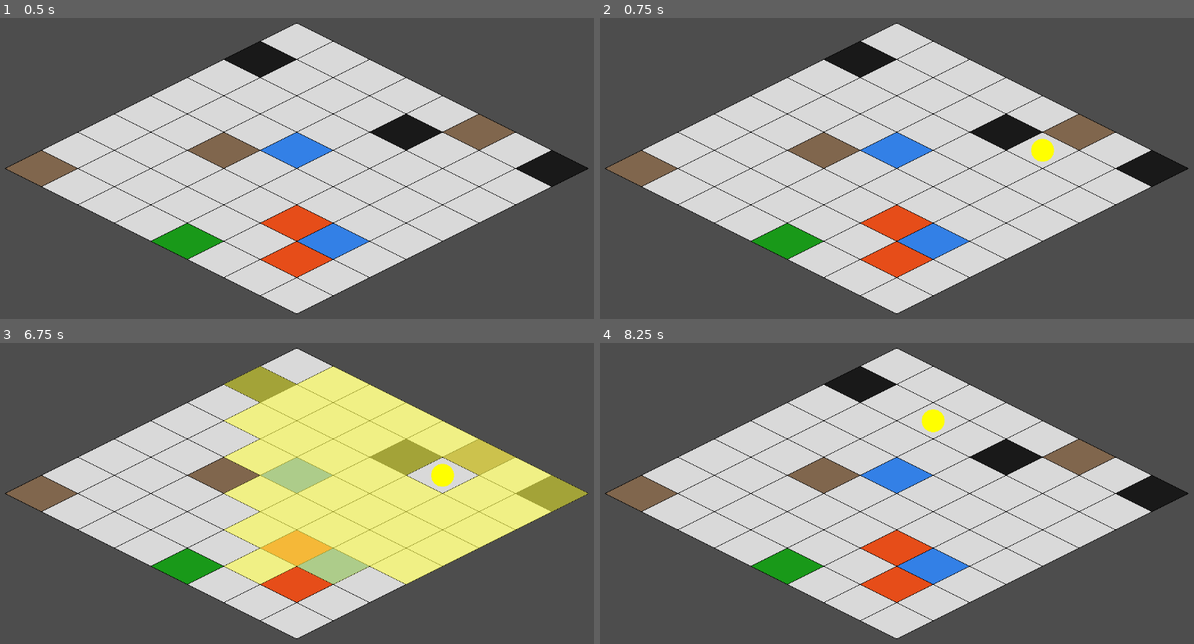
Above: before the commit, frames 1-4 (two rows, left to right).
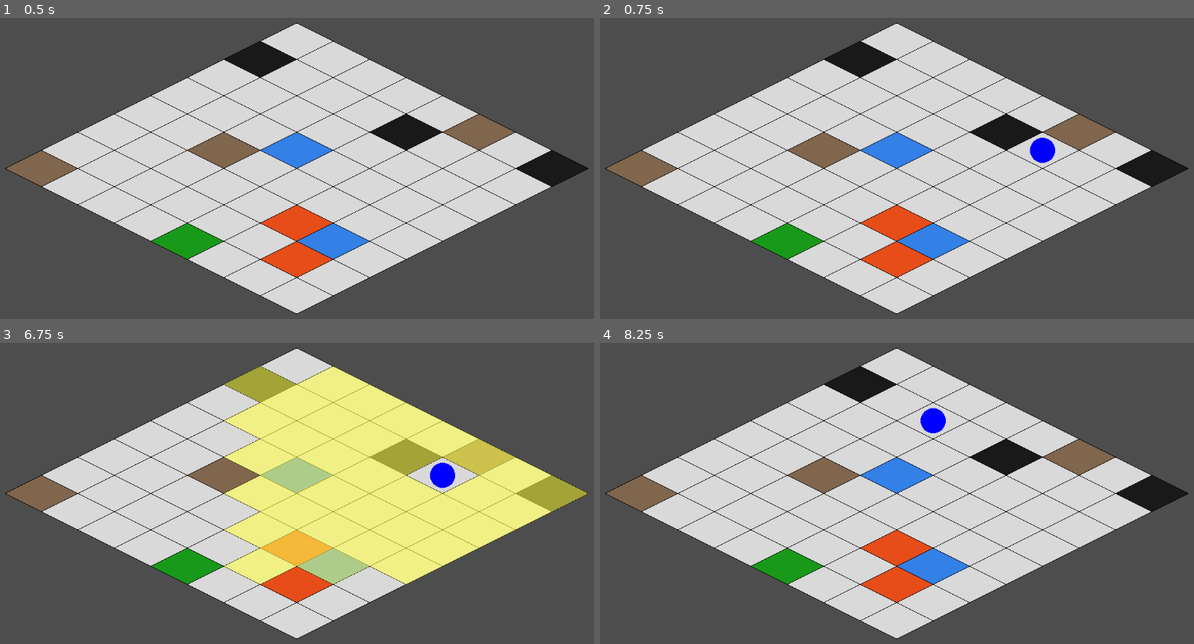
Above: after the commit, the same moments.

Repository: Brsa-Dev/ChessGame
Game: Godot game, scene res://main.tscn
The game is run twice, just before and just after one commit, with the same random seed, the same clock (stepped at 60 frames per second) and the same inputs.
Inputs (mouse positions are in pixels of both pictures, inside the frame that each line leads up to):
- Up to frame 1 (0.5 s): no input
- Up to frame 2 (0.75 s): tap Enter at 0.5 s; move the mouse to (1027, 150) at 0.52 s; click (1027, 150) at 0.67 s
- Up to frame 3 (6.75 s): tap Space at 1.25, 2.75, 4.25 s; move the mouse to (154, 511) at 1.27 s; click (154, 511) at 1.42 s; tap Enter at 2, 3.5 s; move the mouse to (350, 412) at 2.02 s; click (350, 412) at 2.17 s; move the mouse to (249, 565) at 2.77 s; click (249, 565) at 2.92 s; move the mouse to (481, 547) at 3.52 s; click (481, 547) at 3.67 s; move the mouse to (83, 439) at 4.27 s; click (83, 439) at 4.42 s; move the mouse to (314, 493) at 5.02 s; click (314, 493) at 5.17 s; move the mouse to (184, 400) at 5.77 s; click (184, 400) at 5.92 s; move the mouse to (427, 475) at 6.52 s; click (427, 475) at 6.67 s
- Up to frame 4 (8.25 s): move the mouse to (754, 511) at 7.27 s; click (754, 511) at 7.42 s; move the mouse to (950, 412) at 8.02 s; click (950, 412) at 8.17 s

Frame 1 is identical in both runs. In frame 2, 0.3% of the frame differs, in the area x 72-77%, y 39-49%; in frame 3, 0.3%; in frame 4, 0.3%, in the area x 53-59%, y 21-30%.

Commit message:
KAN-5 fix: push Claude

Diff:
--- a/chess-game/main.gd
+++ b/chess-game/main.gd
@@ -2,13 +2,26 @@
 
 @onready var board = $Board
 @onready var renderer = $Renderer
-@onready var joueur = $Joueur
+@onready var joueur1 = $Joueur1
+@onready var joueur2 = $Joueur2
+@onready var tour_manager = $TourManager
 
 var joueur_selectionne: bool = false
 
 func _ready():
+	# Connexion board → renderer
 	renderer.board = board
-	renderer.joueur = joueur
+
+	# On donne les deux joueurs au renderer
+	renderer.joueurs = [joueur1, joueur2]
+
+	# On donne les deux joueurs au tour_manager
+	tour_manager.initialiser([joueur1, joueur2])
+
+	# On assigne immédiatement le joueur actif au renderer
+	# AVANT le premier queue_redraw() pour éviter le crash
+	renderer.joueur_actif = tour_manager.get_joueur_actif()
+
 	renderer.queue_redraw()
 	print("Main prêt !")
 
@@ -16,47 +29,55 @@
 	if event is InputEventMouseButton and event.pressed:
 		var cell = renderer.screen_to_grid(event.position)
 
-		# Clic en dehors du plateau → on désélectionne le joueur
+		# On récupère le joueur dont c'est le tour
+		var joueur_actif = tour_manager.get_joueur_actif()
+
+		# Clic en dehors du plateau → désélection
 		if cell.x < 0 or cell.x >= 8 or cell.y < 0 or cell.y >= 8:
 			if joueur_selectionne:
 				joueur_selectionne = false
-				print("Joueur désélectionné")
 				renderer.joueur_selectionne = joueur_selectionne
 				renderer.queue_redraw()
 			return
 
-		# Cas 1 : le joueur n'est pas encore placé → on le place
-		if not joueur.est_place:
-			joueur.placer(cell.x, cell.y)
+		# Cas 1 : le joueur actif n'est pas encore placé → on le place
+		if not joueur_actif.est_place:
+			joueur_actif.placer(cell.x, cell.y)
 			print("Joueur placé en (", cell.x, ", ", cell.y, ")")
 
-		# Cas 2 : le joueur est placé mais pas sélectionné
+		# Cas 2 : placé mais pas sélectionné
 		elif not joueur_selectionne:
-			if cell.x == joueur.grid_x and cell.y == joueur.grid_y:
-				# On vérifie les PM avant de sélectionner
-				if joueur.peut_se_deplacer():
+			if cell.x == joueur_actif.grid_x and cell.y == joueur_actif.grid_y:
+				if joueur_actif.peut_se_deplacer():
 					joueur_selectionne = true
-					print("Joueur sélectionné — PM restants : ", joueur.pm_actuels)
+					print("Joueur sélectionné — PM restants : ", joueur_actif.pm_actuels)
 				else:
-					print("Plus de PM ! Impossible de se déplacer.")
+					print("Plus de PM !")
 
-		# Cas 3 : le joueur est sélectionné
+		# Cas 3 : sélectionné
 		else:
-			# Reclique sur le joueur → désélection
-			if cell.x == joueur.grid_x and cell.y == joueur.grid_y:
+			if cell.x == joueur_actif.grid_x and cell.y == joueur_actif.grid_y:
 				joueur_selectionne = false
 				print("Joueur désélectionné")
-			# Clic sur une case accessible → déplacement
-			elif joueur.peut_se_deplacer_vers(cell.x, cell.y):
-				joueur.deplacer(cell.x, cell.y)
+			elif joueur_actif.peut_se_deplacer_vers(cell.x, cell.y):
+				joueur_actif.deplacer(cell.x, cell.y)
 				joueur_selectionne = false
-				print("Joueur déplacé en (", cell.x, ", ", cell.y, ") — PM restants : ", joueur.pm_actuels)
-				# Si plus de PM après le déplacement, on prévient
-				if not joueur.peut_se_deplacer():
+				print("Joueur déplacé en (", cell.x, ", ", cell.y, ") — PM restants : ", joueur_actif.pm_actuels)
+				if not joueur_actif.peut_se_deplacer():
 					print("Plus de PM !")
-			# Clic sur une case inaccessible
 			else:
 				print("Case inaccessible !")
 
+		renderer.joueur_actif = joueur_actif
 		renderer.joueur_selectionne = joueur_selectionne
 		renderer.queue_redraw()
+
+# Appelée par le bouton "Fin de tour" ou par le timer
+func fin_de_tour():
+	joueur_selectionne = false
+	tour_manager.passer_au_tour_suivant()
+	var joueur_actif = tour_manager.get_joueur_actif()
+	print("Tour du joueur : ", tour_manager.index_joueur_actif + 1)
+	renderer.joueur_actif = joueur_actif
+	renderer.joueur_selectionne = false
+	renderer.queue_redraw()
--- a/chess-game/main.tscn
+++ b/chess-game/main.tscn
@@ -4,6 +4,7 @@
 [ext_resource type="Script" uid="uid://cx5ap1rwg6fkk" path="res://board.gd" id="2_0xm2m"]
 [ext_resource type="Script" uid="uid://d1c4gj8rey8gb" path="res://renderer.gd" id="3_h2yge"]
 [ext_resource type="Script" uid="uid://c7l7r2i3xys5f" path="res://joueur.gd" id="4_1bvp3"]
+[ext_resource type="Script" uid="uid://dwdhc37i2tort" path="res://tour_manager.gd" id="5_lquwl"]
 
 [node name="Main" type="Node2D" unique_id=572728295]
 script = ExtResource("1_ig7tw")
@@ -16,3 +17,15 @@
 
 [node name="Joueur" type="Node" parent="." unique_id=754179848]
 script = ExtResource("4_1bvp3")
+
+[node name="Joueur2" type="Node" parent="." unique_id=1933811520]
+script = ExtResource("4_1bvp3")
+
+[node name="TourManager" type="Node" parent="." unique_id=313856146]
+script = ExtResource("5_lquwl")
+
+[node name="Timer" type="Timer" parent="TourManager" unique_id=1992702120]
+wait_time = 150.0
+one_shot = true
+
+[connection signal="timeout" from="TourManager/Timer" to="TourManager" method="_on_timer_timeout"]
--- a/chess-game/renderer.gd
+++ b/chess-game/renderer.gd
@@ -5,7 +5,8 @@
 const OFFSET = Vector2(600, 100)
 
 var board: Node = null
-var joueur: Node = null
+var joueurs: Array = []          # Liste des deux joueurs
+var joueur_actif: Node = null    # Le joueur dont c'est le tour
 var joueur_selectionne: bool = false
 
 const COULEURS = {
@@ -18,8 +19,14 @@
 	6: Color(0.7,  0.6,  0.1 ),  # TOUR    — doré
 }
 
+# Couleur de chaque joueur — index correspond à l'ordre dans la liste
+const COULEURS_JOUEURS = [
+	Color.YELLOW,  # Joueur 1 — jaune
+	Color.BLUE,    # Joueur 2 — bleu
+]
+
 # Couleur de surbrillance des cases accessibles
-const COULEUR_ACCESSIBLE = Color(1.0, 1.0, 0.3, 0.6)  # Jaune transparent
+const COULEUR_ACCESSIBLE = Color(1.0, 1.0, 0.3, 0.6)
 
 func _ready():
 	print("Renderer prêt !")
@@ -32,26 +39,30 @@
 			var couleur = COULEURS.get(type, Color.WHITE)
 			dessiner_case(x, y, couleur)
 
-	# 2. Si le joueur est sélectionné, on surligne les cases accessibles
-	if joueur != null and joueur_selectionne:
+	# 2. On vérifie que la liste des joueurs n'est pas vide avant de continuer
+	if joueurs.is_empty():
+		return
+
+	# 3. Si le joueur actif est sélectionné, on surligne les cases accessibles
+	if joueur_actif != null and joueur_selectionne:
 		_dessiner_cases_accessibles()
 
-	# 3. On dessine le joueur par dessus tout
-	if joueur != null and joueur.est_place:
-		dessiner_joueur(joueur.grid_x, joueur.grid_y)
-
-# Calcule et dessine toutes les cases accessibles depuis la position du joueur
+	# 4. On dessine tous les joueurs placés par dessus le plateau
+	for i in range(joueurs.size()):
+		var joueur = joueurs[i]
+		# On vérifie que le joueur existe et est bien placé avant de le dessiner
+		if joueur != null and joueur.est_place:
+			var couleur = COULEURS_JOUEURS[i]
+			var rayon = 22 if joueur == joueur_actif else 16
+			dessiner_joueur(joueur.grid_x, joueur.grid_y, couleur, rayon)
 func _dessiner_cases_accessibles():
 	for x in range(8):
 		for y in range(8):
-			# On ignore la case du joueur lui-même
-			if x == joueur.grid_x and y == joueur.grid_y:
+			if x == joueur_actif.grid_x and y == joueur_actif.grid_y:
 				continue
-			# On vérifie si la case est accessible avec les PM restants
-			if joueur.peut_se_deplacer_vers(x, y):
+			if joueur_actif.peut_se_deplacer_vers(x, y):
 				_dessiner_surbrillance(x, y)
 
-# Dessine un losange semi-transparent par dessus une case
 func _dessiner_surbrillance(x: int, y: int):
 	var cx = OFFSET.x + (x - y) * (TILE_W / 2)
 	var cy = OFFSET.y + (x + y) * (TILE_H / 2)
@@ -76,10 +87,11 @@
 	draw_polyline(points, Color.BLACK, 1.0)
 	draw_line(points[3], points[0], Color.BLACK, 1.0)
 
-func dessiner_joueur(x: int, y: int):
+# Le rayon permet de distinguer le joueur actif (plus grand)
+func dessiner_joueur(x: int, y: int, couleur: Color, rayon: int):
 	var cx = OFFSET.x + (x - y) * (TILE_W / 2)
 	var cy = OFFSET.y + (x + y) * (TILE_H / 2)
-	draw_circle(Vector2(cx, cy), 20, Color.YELLOW)
+	draw_circle(Vector2(cx, cy), rayon, couleur)
 
 func screen_to_grid(pos: Vector2) -> Vector2i:
 	for x in range(8):
--- /dev/null
+++ b/chess-game/tour_manager.gd
@@ -0,0 +1,90 @@
+extends Node
+
+# -----------------------------------------------
+# TOUR MANAGER — Gestion des tours de jeu
+# -----------------------------------------------
+
+# Liste des joueurs dans l'ordre de jeu
+var joueurs: Array = []
+
+# Index du joueur dont c'est le tour
+var index_joueur_actif: int = 0
+
+# Numéro du tour global
+# (s'incrémente quand tous les joueurs ont joué)
+var tour_global: int = 1
+
+# Durée d'un tour : 2min30 = 150 secondes
+const DUREE_TOUR = 150.0
+
+# Référence au Timer (nœud enfant dans la scène)
+@onready var timer = $Timer
+
+# Signaux — main.gd peut s'y connecter plus tard
+signal tour_change(joueur_actif)
+signal tour_global_termine(numero_tour)
+
+# -----------------------------------------------
+# Appelée par main.gd au démarrage
+# Reçoit la liste des joueurs et tire au sort le premier
+# -----------------------------------------------
+func initialiser(liste_joueurs: Array):
+	joueurs = liste_joueurs
+
+	# Tirage au sort pour le premier joueur
+	index_joueur_actif = randi_range(0, joueurs.size() - 1)
+	print("=== Tirage au sort — Joueur ", index_joueur_actif + 1, " commence ! ===")
+
+	# Démarre le timer du premier tour
+	_demarrer_timer()
+
+	emit_signal("tour_change", get_joueur_actif())
+
+# -----------------------------------------------
+# Retourne le joueur dont c'est le tour
+# -----------------------------------------------
+func get_joueur_actif() -> Node:
+	return joueurs[index_joueur_actif]
+
+# -----------------------------------------------
+# Passe au joueur suivant
+# Appelée par main.gd (bouton fin de tour ou timer)
+# -----------------------------------------------
+func passer_au_tour_suivant():
+	# Index suivant en bouclant sur la liste
+	index_joueur_actif = (index_joueur_actif + 1) % joueurs.size()
+
+	# Si on revient au joueur 0 → tour global terminé
+	if index_joueur_actif == 0:
+		_fin_tour_global()
+
+	# Recharge les PM du joueur actif
+	get_joueur_actif().debut_tour()
+
+	# Redémarre le timer
+	_demarrer_timer()
+
+	print("--- Tour ", tour_global, " — Joueur ", index_joueur_actif + 1, " joue ---")
+	emit_signal("tour_change", get_joueur_actif())
+
+# -----------------------------------------------
+# Appelée quand tous les joueurs ont joué
+# -----------------------------------------------
+func _fin_tour_global():
+	emit_signal("tour_global_termine", tour_global)
+	tour_global += 1
+	print("=== Tour global ", tour_global, " commence ===")
+
+# -----------------------------------------------
+# Démarre le timer pour ce tour
+# -----------------------------------------------
+func _demarrer_timer():
+	timer.wait_time = DUREE_TOUR
+	timer.start()
+
+# -----------------------------------------------
+# Appelée automatiquement quand le timer expire
+# -----------------------------------------------
+func _on_timer_timeout():
+	print("⏱ Temps écoulé ! Joueur ", index_joueur_actif + 1, " passe son tour.")
+	passer_au_tour_suivant()
Not shown, added: chess-game/tour_manager.gd.uid
